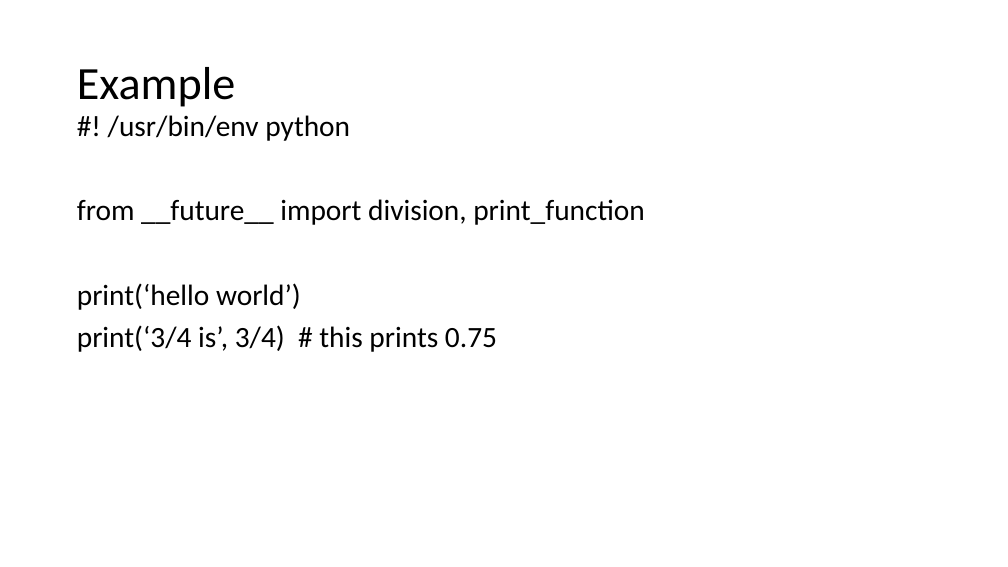
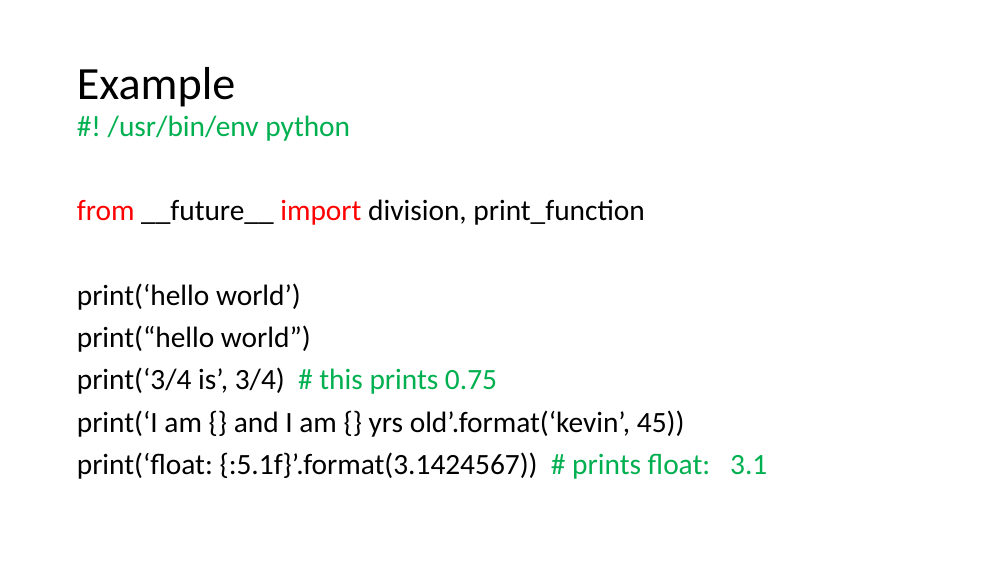
Before and after one commit to MarsUniversity/ece387-robotics, a slide deck: slide 9 of lessons/block_1_basics/lsn4-python.pptx. Drawn at 1008x567 pixels with LibreOffice and Linux fonts; fonts in the diff are those of the drawing. Boxes give left, top, right and bottom in pixels: in the first picture for what was removed or moved away, otherwise in the second. Text is boxed around its words. In the diff, an @@ line names an element or a change of style, - is before the commit and + after.

Commit message:
python update

```diff
--- a/lessons/block_1_basics/lsn4-python.pptx
+++ b/lessons/block_1_basics/lsn4-python.pptx
@@ text at (77, 115, 644, 394): text colour #000000 to #00B050 in "#! /usr/bin/env python", "# this prints 0.75"; text colour #000000 to #FF0000 in "from import" @@
@@ text at (77, 325, 311, 352): paragraph added @@
+print(“hello world”)
@@ text at (77, 410, 767, 479): paragraphs added @@
+print(‘I am {} and I am {} yrs old’.format(‘kevin’, 45))
+print(‘float: {:5.1f}’.format(3.1424567)) # prints float: 3.1
```
Also in this commit, not shown: 7 other slides changed.
